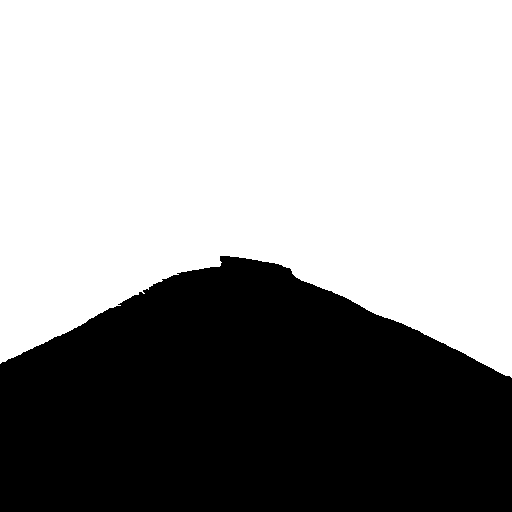
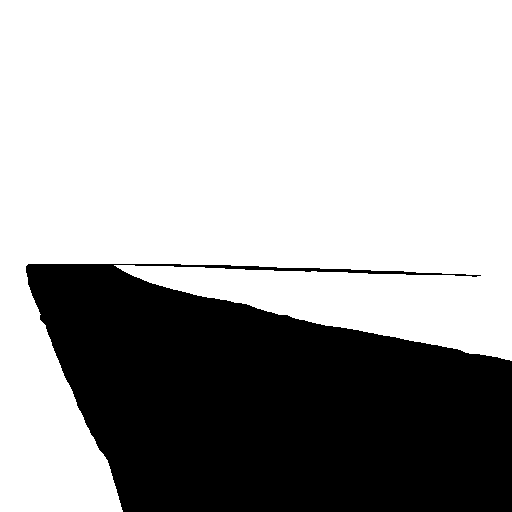
Comparing the layer stacks of the two (512, 512) images. Changes:
painted on "Overlay" over bbox(0, 256, 512, 512)
painted on "Hintergrund" over bbox(0, 256, 512, 512)
